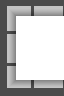
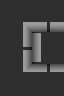
Two versions of the same layered image (64×96). Layer-by-layer changes:
"Layer 6": opacity 55% → 90%, painted on it over [7, 6, 64, 90]
added layer "Layer 8" above "Layer 5" over [32, 32, 44, 64]
painted on "Layer 5" over [7, 6, 64, 88]
